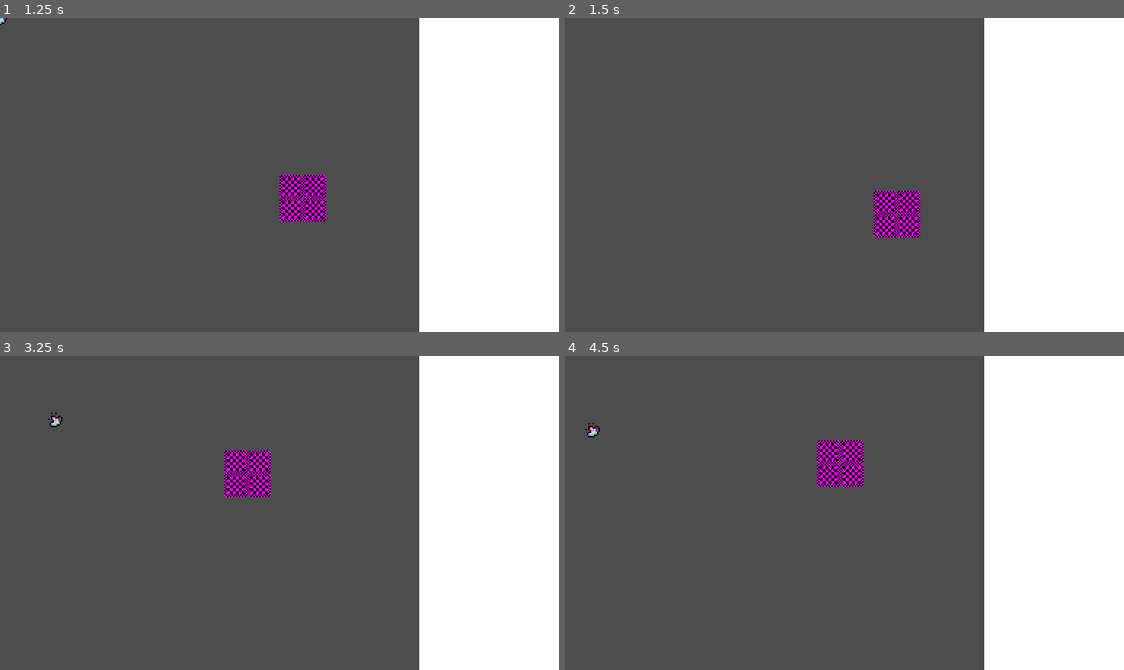
Above: before the commit, frames 1-4 (two rows, left to right).
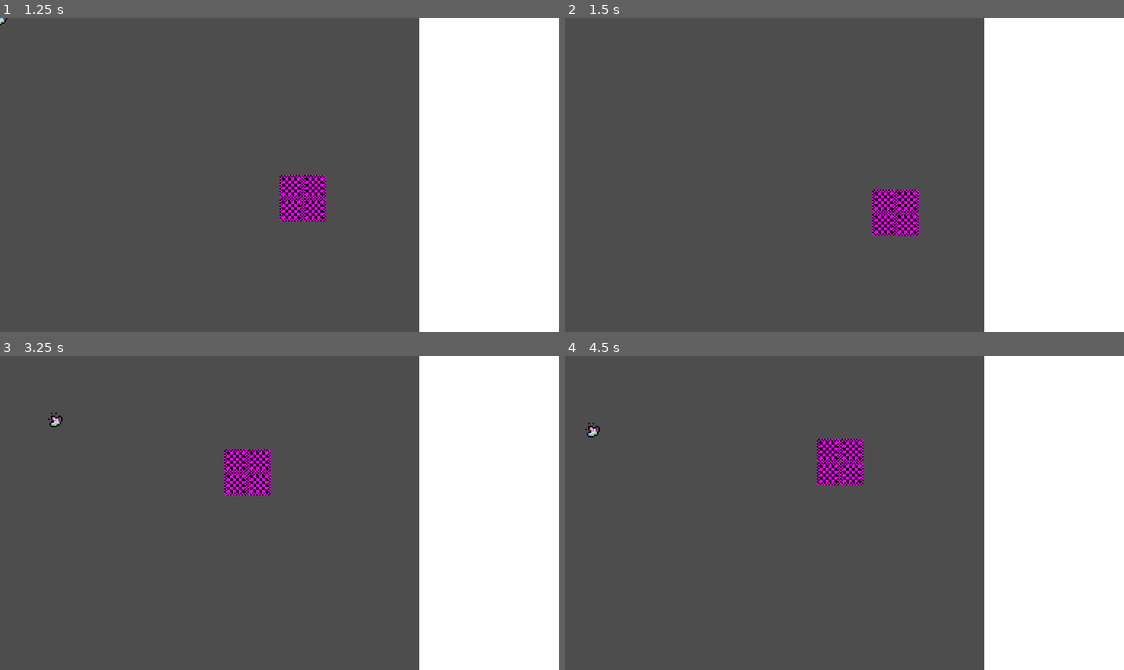
Above: after the commit, the same moments.

Repository: Prismly/completion-quilt
Game: Godot game, scene res://Scenes/Main.tscn
Two runs of this game, one before a commit and one after it. Both use one fixed random seed, a clock stepped at 60 frames per second and the inputs below. The project has no main scene, so this scene is started directly.
Inputs (mouse positions are in pixels of both pictures, inside the frame that each line leads up to):
- Up to frame 1 (1.25 s): tap Enter at 0.5 s; move the mouse to (402, 159) at 0.52 s; click (402, 159) at 0.67 s
- Up to frame 2 (1.5 s): tap Space at 1.25 s; drag from (732, 190) to (816, 237) at 1.27 s
- Up to frame 3 (3.25 s): tap Enter at 2 s; move the mouse to (335, 443) at 2.02 s; click (335, 443) at 2.17 s; tap Space at 2.75 s; drag from (251, 575) to (111, 465) at 2.77 s
- Up to frame 4 (4.5 s): tap Enter at 3.5 s; move the mouse to (1012, 560) at 3.52 s; click (1012, 560) at 3.67 s; tap Space at 4.25 s; drag from (676, 465) to (760, 434) at 4.27 s

Frame 1 is identical in both runs. In frame 2, 0.5% of the frame differs, in the area x 54-64%, y 54-70%; in frame 3, 0.9%, in the area x 40-49%, y 29-45%; in frame 4, 0.9%.

Commit message:
Reintroduced Camera Snapping
- Uncommented code which snaps the camera's position+offset to the pixel grid

Diff:
--- a/Scripts/CameraController.gd
+++ b/Scripts/CameraController.gd
@@ -8,10 +8,9 @@
 
 # Called every frame. 'delta' is the elapsed time since the previous frame.
 func _process(delta):
-	pass
 	# Snap camera to the nearest pixel.
-	#self.offset = Vector2(snapped(self.position.x, 1) - self.position.x,
-			#snapped(self.position.y, 1) - self.position.y)
+	self.offset = Vector2(snapped(self.position.x, 1) - self.position.x,
+			snapped(self.position.y, 1) - self.position.y)
 
 ## Adjusts the zoom and position of this camera.
 ## zoomDelta - The amount by which to change the zoom parameter (+ zooms in).
